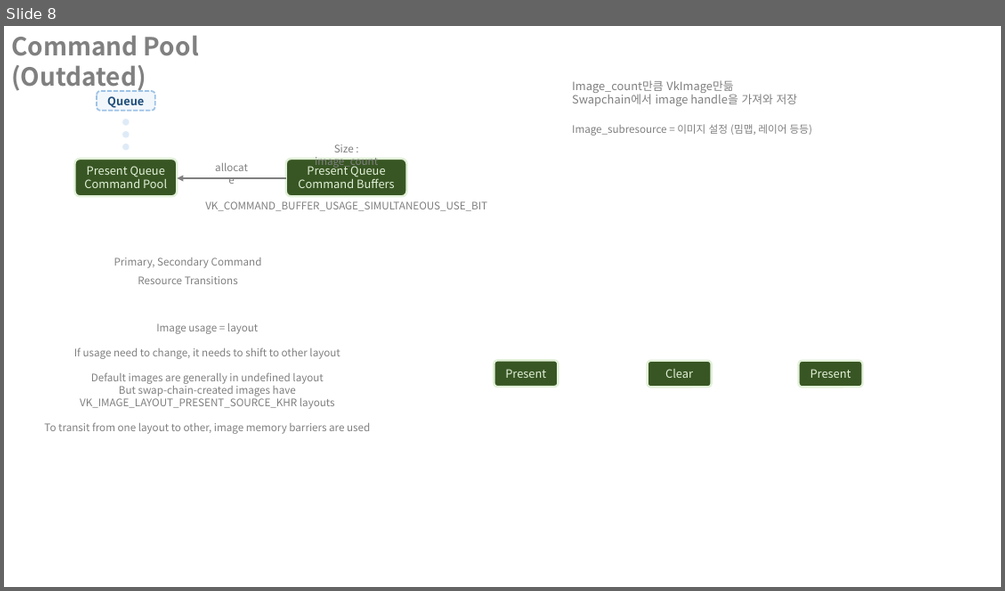
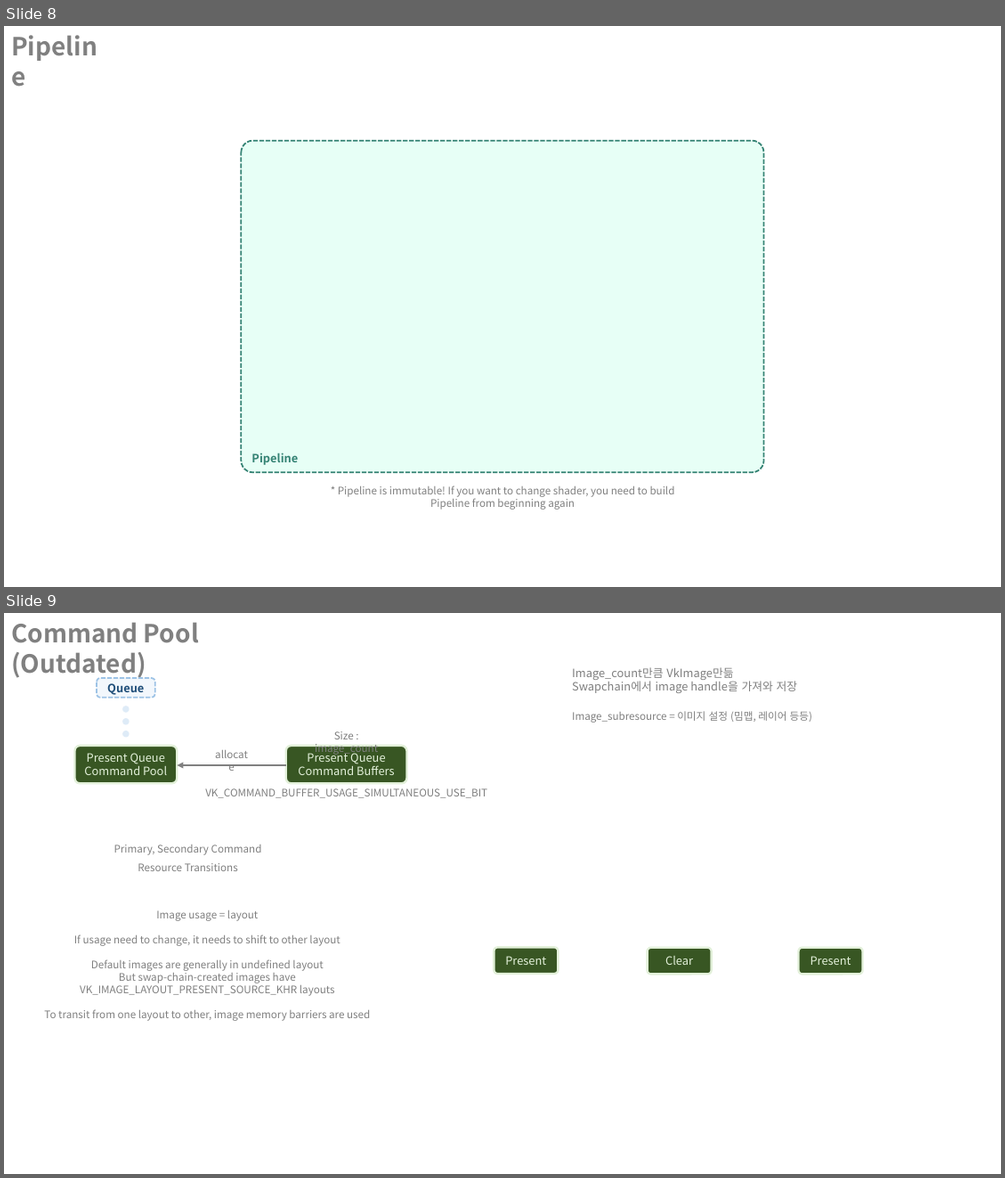
Before and after one commit to CabbageOni/VulcanFramework, a slide deck: vulkan.pptx. Shown one above the other, each under a label of ours: slide 8 before the commit, slides 8 and 9 after it. The pictures are 1005x591 and 1005x1178 pixels, drawn with LibreOffice and Linux fonts; fonts in the diff are those of the drawing. Boxes give left, top, right and bottom in pixels: in the first picture for what was removed or moved away, otherwise in the second. Text is boxed around its words. In the diff, an @@ line names an element or a change of style, - is before the commit and + after.

```diff
--- a/vulkan.pptx
+++ b/vulkan.pptx
@@ slide 8 added at (4, 26, 1001, 587), background #FFFFFF @@
@@ rounded rectangle added at (241, 141, 764, 473), fill #E7FFF6, outline #358374 1.5 pt dashed, 11 pt, text #358374, bold @@
+Pipeline
@@ text added at (251, 452, 298, 465), 24 pt, text #808080, bold @@
+Pipeline
@@ text added at (338, 485, 675, 509), 10 pt, text #808080 @@
+* Pipeline is immutable! If you want to change shader, you need to build Pipeline from beginning again
@@ what was slide 8 is now slide 9 @@
```
Also in this commit, not shown: 1 slide changed, 4 other files.
